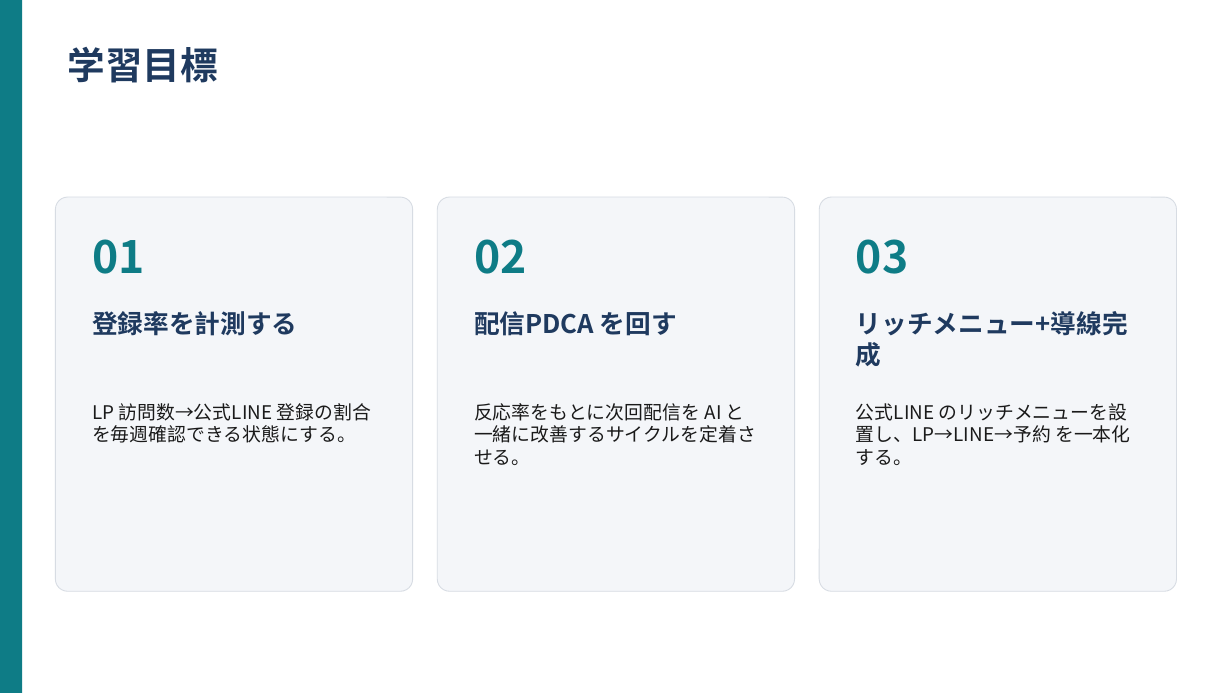
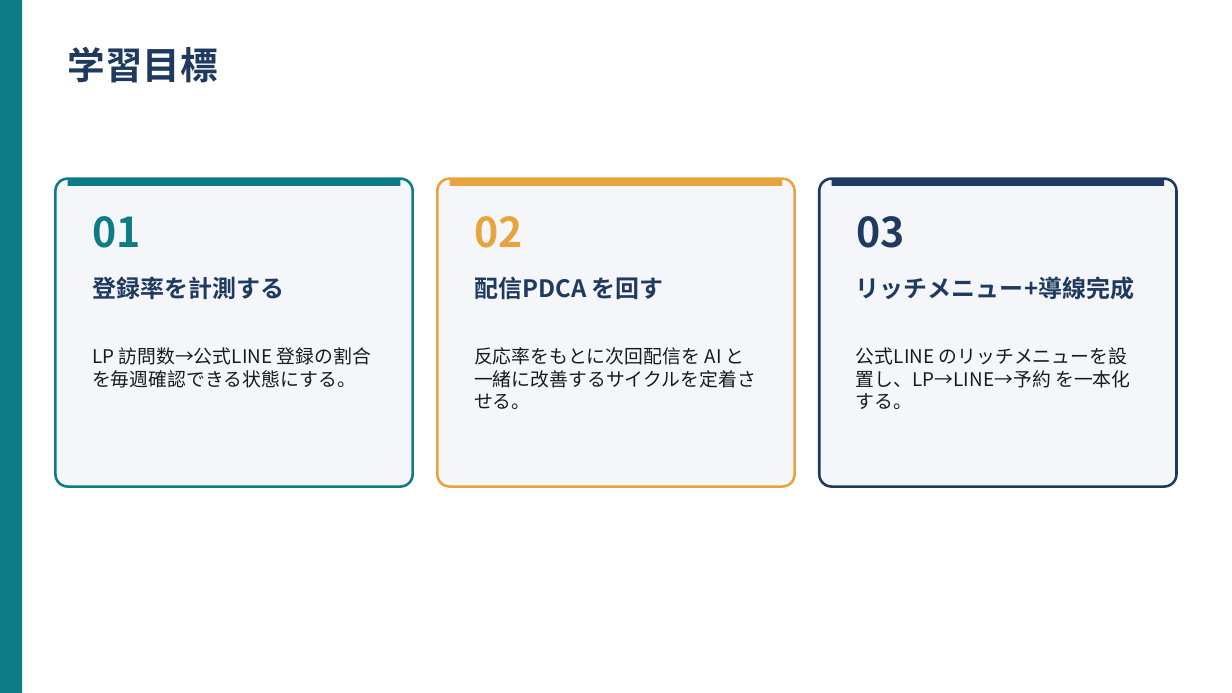
Before and after one commit to kana-story-321/github.io, a slide deck: slide 2 of lecture_pptx/out/work02_applied_student.pptx. Drawn at 1232x693 pixels with LibreOffice and Linux fonts; fonts in the diff are those of the drawing. Boxes give left, top, right and bottom in pixels: in the first picture for what was removed or moved away, otherwise in the second. Text is boxed around its words. In the diff, an @@ line names an element or a change of style, - is before the commit and + after.

```diff
--- a/lecture_pptx/out/work02_applied_student.pptx
+++ b/lecture_pptx/out/work02_applied_student.pptx
@@ rounded rectangle: place and size @@
-rounded rectangle at box(55, 197, 413, 591)
+rounded rectangle at box(55, 179, 413, 487)
@@ rounded rectangle at box(55, 179, 413, 487): outline #D7DCE3 0.5 pt to #0E7C86 1.5 pt; proportions changed @@
@@ rectangle added at box(68, 179, 400, 186), fill #0E7C86 @@
@@ rounded rectangle: place and size @@
-rounded rectangle at box(437, 197, 795, 591)
+rounded rectangle at box(437, 179, 795, 487)
@@ rounded rectangle at box(437, 179, 795, 487): outline #D7DCE3 0.5 pt to #E8A33D 1.5 pt; proportions changed @@
@@ rectangle added at box(450, 179, 782, 186), fill #E8A33D @@
@@ rounded rectangle: place and size @@
-rounded rectangle at box(819, 197, 1177, 591)
+rounded rectangle at box(819, 179, 1177, 487)
@@ rounded rectangle at box(819, 179, 1177, 487): outline #D7DCE3 0.5 pt to #1F3A5F 1.5 pt; proportions changed @@
@@ rectangle added at box(832, 179, 1164, 186), fill #1F3A5F @@
@@ text "01": place and size @@
-text "01" at box(92, 239, 144, 274)
+text "01" at box(92, 216, 140, 248)
@@ text "01" at box(92, 216, 140, 248): size 26 to 24 pt @@
@@ text "02": place and size @@
-text "02" at box(474, 239, 526, 274)
+text "02" at box(474, 216, 522, 248)
@@ text "02" at box(474, 216, 522, 248): size 26 to 24 pt, text colour #0E7C86 to #E8A33D @@
@@ text "03": place and size @@
-text "03" at box(856, 239, 908, 274)
+text "03" at box(856, 216, 904, 248)
@@ text "03" at box(856, 216, 904, 248): size 26 to 24 pt, text colour #0E7C86 to #1F3A5F @@
@@ text "登録率を計測する": place and size @@
-text "登録率を計測する" at box(92, 311, 297, 336)
+text "登録率を計測する" at box(92, 276, 284, 299)
@@ text "配信PDCA を回す": place and size @@
-text "配信PDCA を回す" at box(474, 311, 677, 336)
+text "配信PDCA を回す" at box(474, 277, 664, 300)
@@ size 15 to 14 pt in 3 elements at box(92, 276, 284, 299), box(474, 277, 664, 300), box(856, 276, 1134, 299) @@
@@ text "リッチメニュー+導線完成": place and size @@
-text "リッチメニュー+導線完成" at box(856, 311, 1128, 367)
+text "リッチメニュー+導線完成" at box(856, 276, 1134, 299)
@@ text "LP 訪問数→公式LINE 登録の割合を毎週確認できる状態にする。": place and size @@
-text "LP 訪問数→公式LINE 登録の割合を毎週確認できる状態にする。" at box(92, 403, 371, 443)
+text "LP 訪問数→公式LINE 登録の割合を毎週確認できる状態にする。" at box(92, 347, 371, 388)
@@ text "反応率をもとに次回配信を AI と一緒に改善するサイクルを定着させる。": place and size @@
-text "反応率をもとに次回配信を AI と一緒に改善するサイクルを定着させる。" at box(474, 403, 756, 465)
+text "反応率をもとに次回配信を AI と一緒に改善するサイクルを定着させる。" at box(474, 347, 756, 409)
@@ text "公式LINE のリッチメニューを設置し、LP→LINE→予約 を一本化する。": place and size @@
-text "公式LINE のリッチメニューを設置し、LP→LINE→予約 を一本化する。" at box(856, 403, 1130, 465)
+text "公式LINE のリッチメニューを設置し、LP→LINE→予約 を一本化する。" at box(856, 347, 1130, 409)
```
Also in this commit, not shown: 3 other slides changed, 8 other files.
